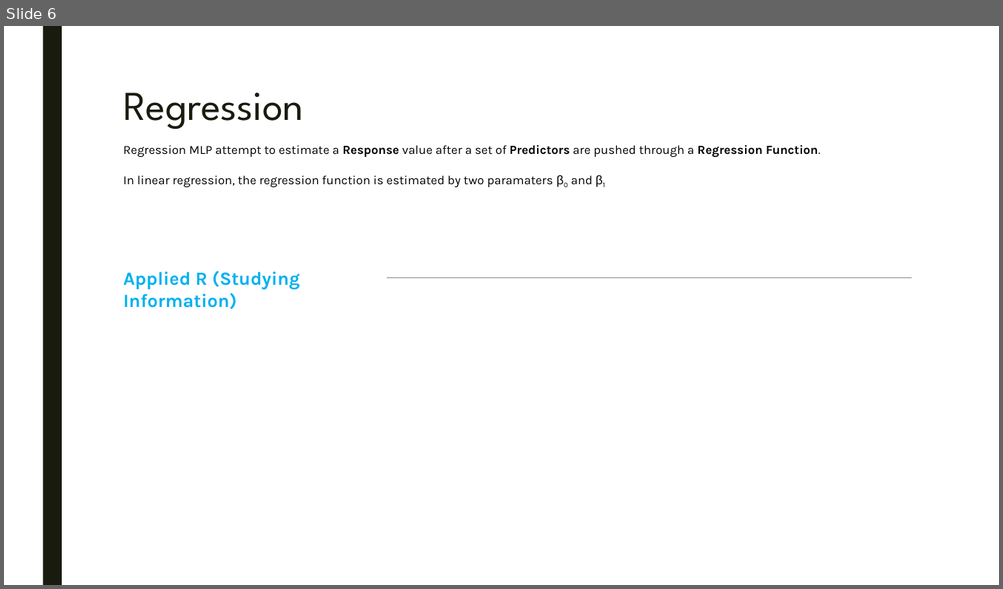
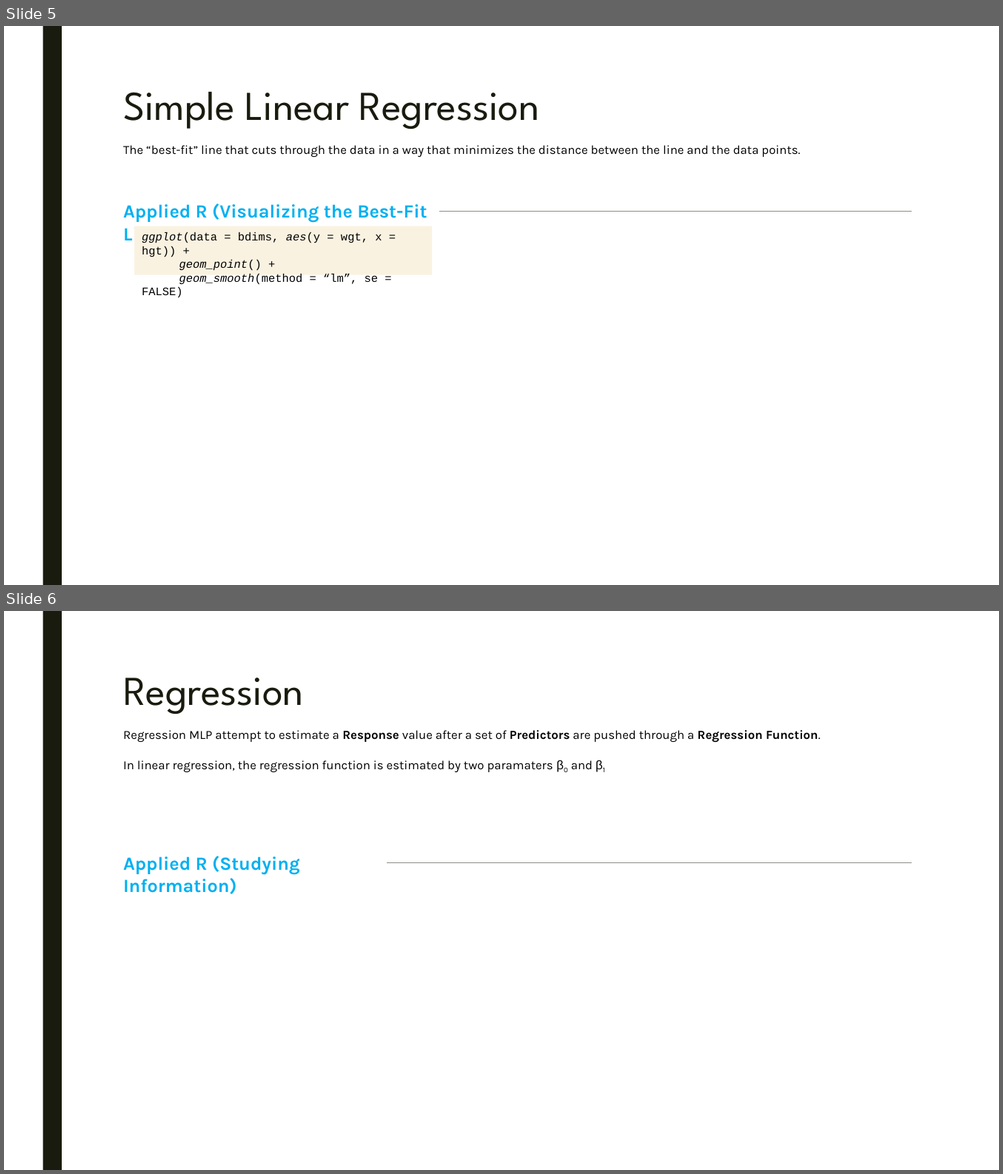
Before and after one commit to parcap/business-education, a slide deck: Correlation-and-Regression/Correlation and Regression.pptx. Shown one above the other, each under a label of ours: slide 6 before the commit, slides 5 and 6 after it. The pictures are 1003x589 and 1003x1174 pixels, drawn with LibreOffice and Linux fonts; fonts in the diff are those of the drawing. Boxes give left, top, right and bottom in pixels: in the first picture for what was removed or moved away, otherwise in the second. Text is boxed around its words. In the diff, an @@ line names an element or a change of style, - is before the commit and + after.

```diff
--- a/Correlation-and-Regression/Correlation and Regression.pptx
+++ b/Correlation-and-Regression/Correlation and Regression.pptx
@@ slide 5 added at (x1=4, y1=26, x2=999, y2=585), background #FFFFFF; not listed: 1 template element that a slide beside it also shows @@
@@ title added at (x1=123, y1=92, x2=540, y2=129), 39.6 pt, text #191B0E @@
+Simple Linear Regression
@@ text added at (x1=123, y1=145, x2=800, y2=157), 12 pt, text #000000 @@
+The “best-fit” line that cuts through the data in a way that minimizes the distance between the line and the data points.
@@ text added at (x1=123, y1=204, x2=427, y2=243), 18 pt, text #00B0F0, bold @@
+Applied R (Visualizing the Best-Fit Line)
@@ line added from (439, 211) to (911, 211), #8C8D86 0.5 pt @@
@@ rectangle added at (x1=134, y1=226, x2=432, y2=275), fill #FAF2E1, 11 pt, text #000000 @@
+ggplot(data = bdims, aes(y = wgt, x = hgt)) +
+geom_point() +
+geom_smooth(method = “lm”, se = FALSE)
```
Also in this commit, not shown: 1 slide removed, 2 other files.
